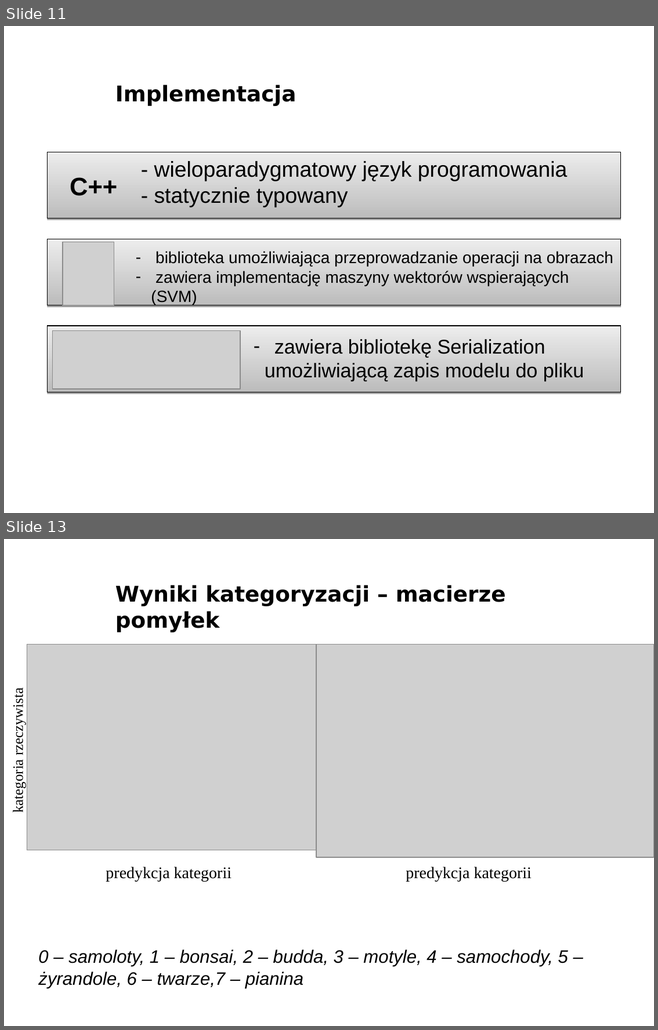
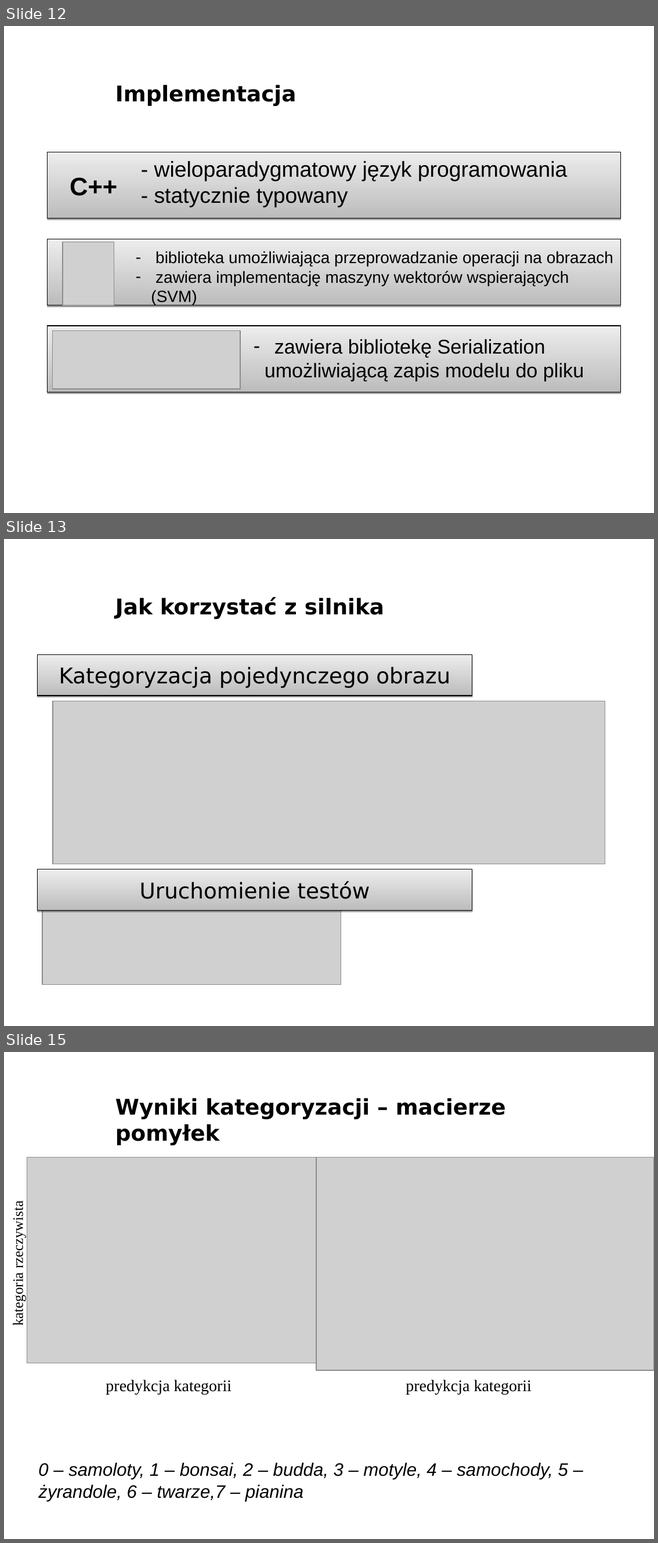
Before and after one commit to michalcichon/praca-magisterska, a slide deck: presentation/prezentacja-obrona.ppt. Shown one above the other, each under a label of ours: slides 11 and 13 before the commit, slides 12, 13 and 15 after it; the slides between them are not shown. The pictures are 658x1030 and 658x1543 pixels, drawn with LibreOffice and Linux fonts; fonts in the diff are those of the drawing; grey boxes stand for pictures; background and template pictures are left out. Boxes give left, top, right and bottom in pixels: in the first picture for what was removed or moved away, otherwise in the second. Text is boxed around its words. In the diff, an @@ line names an element or a change of style, - is before the commit and + after.

```diff
--- a/presentation/prezentacja-obrona.ppt
+++ b/presentation/prezentacja-obrona.ppt
@@ slide 13 added at (4,539,654,1026), background picture (left out) @@
@@ title added at (115,597,384,619), 24 pt, text #000000, bold @@
+Jak korzystać z silnika
@@ rectangle added at (37,654,471,696), fill gradient #BCBCBC to #EDEDED, outline #000000 0.74 pt, 24 pt, text #000000 @@
+Kategoryzacja pojedynczego obrazu
@@ picture added at (53,701,605,864) @@
@@ rectangle added at (37,870,471,911), fill gradient #BCBCBC to #EDEDED, outline #000000 0.74 pt, 24 pt, text #000000 @@
+Uruchomienie testów
@@ picture added at (42,911,340,985) @@
@@ what was slide 11 is now slide 12 @@
@@ what was slide 13 is now slide 15 @@
```
Also in this commit, not shown: 5 slides changed, 1 other slide added, 1 other file.
